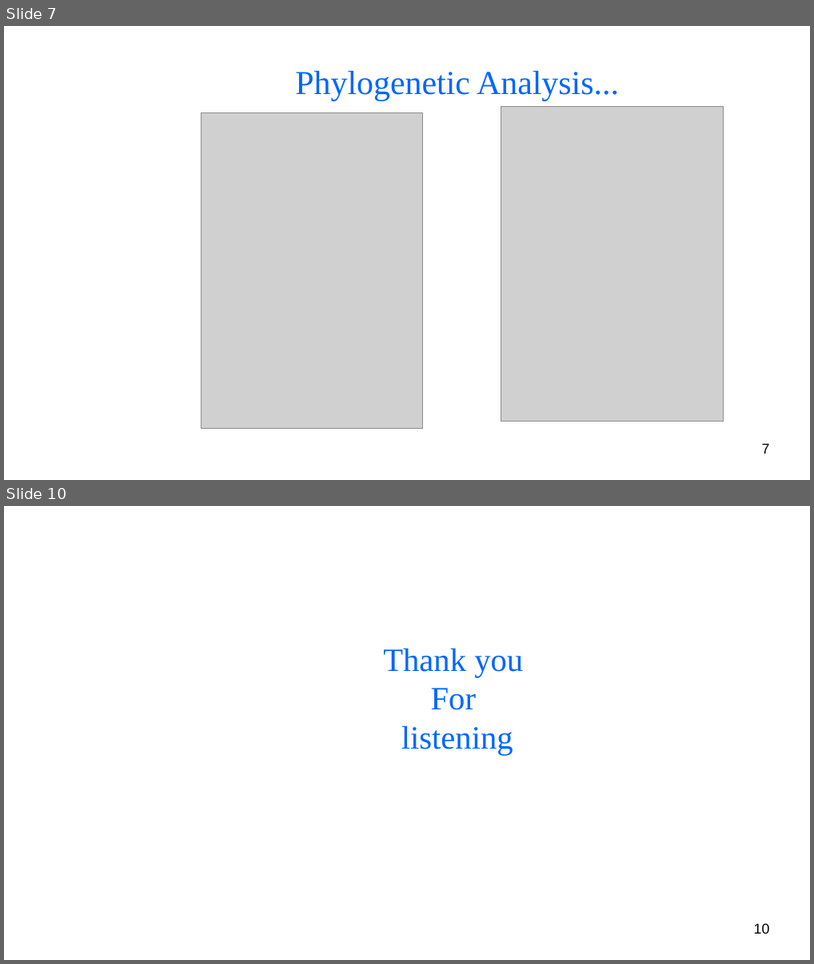
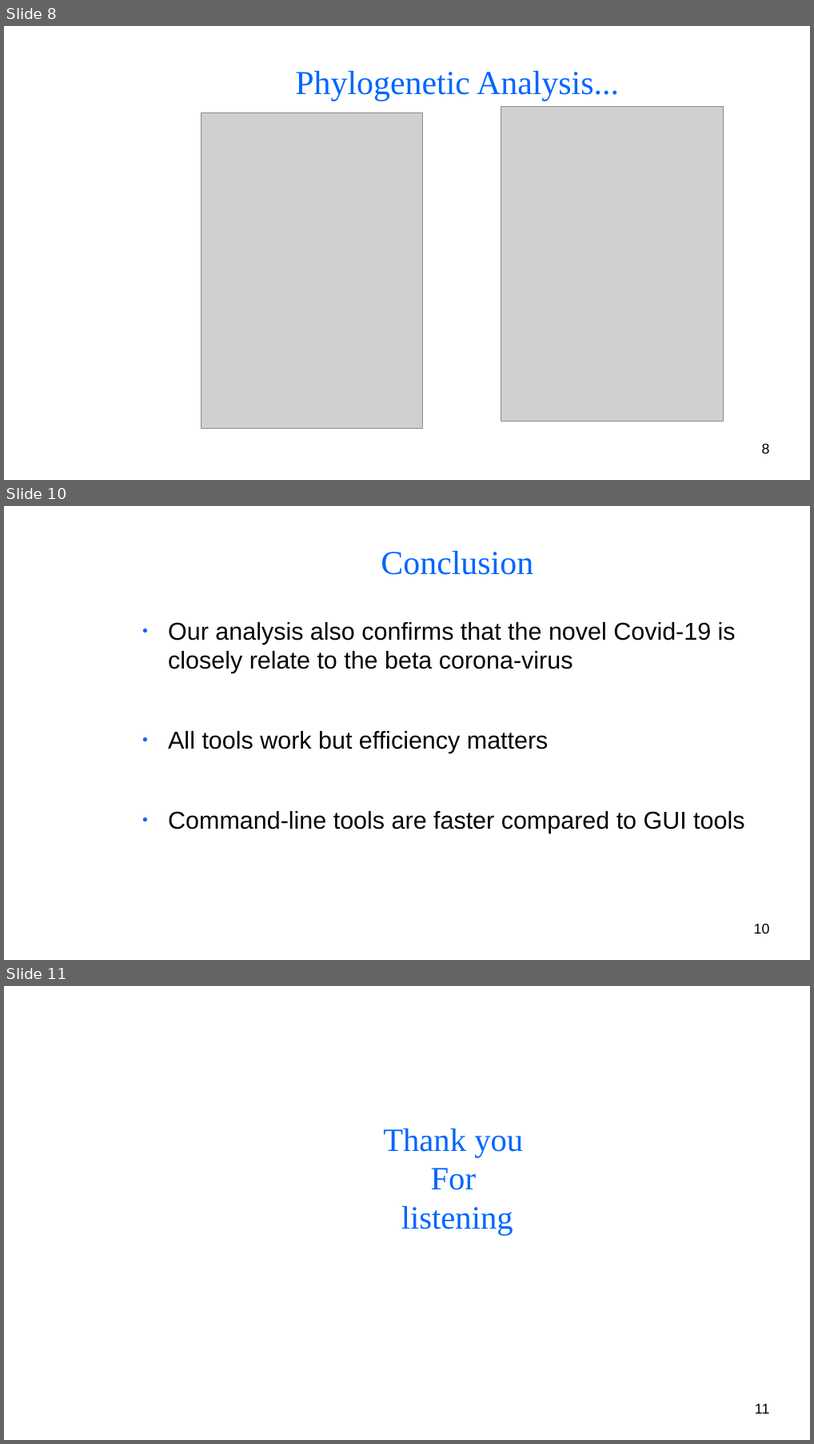
Before and after one commit to BryanAbuchery/Group_Project, a slide deck: Group_presentation.odp. Shown one above the other, each under a label of ours: slides 7 and 10 before the commit, slides 8, 10 and 11 after it; the slides between them are not shown. The pictures are 814x964 and 814x1444 pixels, drawn with LibreOffice and Linux fonts; fonts in the diff are those of the drawing; grey boxes stand for pictures; background and template pictures are left out. Boxes give left, top, right and bottom in pixels: in the first picture for what was removed or moved away, otherwise in the second. Text is boxed around its words. In the diff, an @@ line names an element or a change of style, - is before the commit and + after.

```diff
--- a/Group_presentation.odp
+++ b/Group_presentation.odp
@@ slide 10 added at [4, 506, 810, 960], background picture (left out) @@
@@ title added at [381, 551, 534, 575], 33 pt, text #0066FF @@
+Conclusion
@@ text added at [168, 622, 745, 833], 24 pt, text #050505 @@
+● Our analysis also confirms that the novel Covid-19 is closely relate to the beta corona-virus
+● All tools work but efficiency matters
+● Command-line tools are faster compared to GUI tools
@@ page number added at [754, 923, 770, 933], 14 pt, text #000000 @@
+10
@@ what was slide 7 is now slide 8 @@
@@ page number at [762, 443, 770, 453]: text changed @@
-7
+8
@@ what was slide 10 is now slide 11 @@
@@ page number at [755, 1403, 770, 1413]: text changed @@
-10
+11
```
Also in this commit, not shown: 3 slides changed, 3 other slides added, 3 slides removed.
